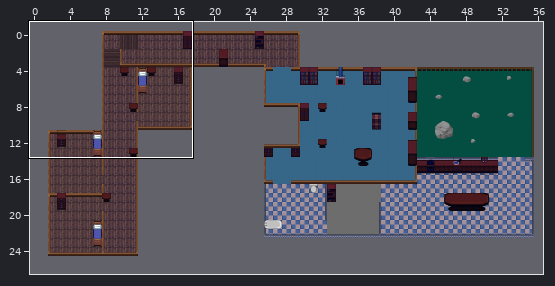
One commit to this Tiled map (JSON): Survival_Shooter/assets/maps/level2.json. Above: a wide view before the commit, with the close-up outlined.
Close-up. Before the commit:
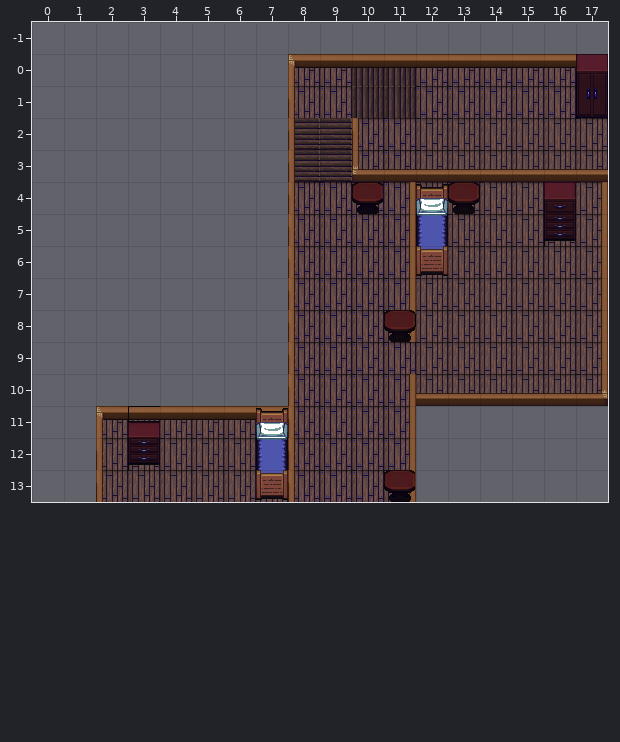
Cells are 32x32 px. Shown: x 0..17, y -1..13. The commit also changed other parts of the map, which this record leaves out. Tiles whose own drawing changed are shown in their newer look in all pictures. The old version is drawn lined up with the new one.
Now the later version:
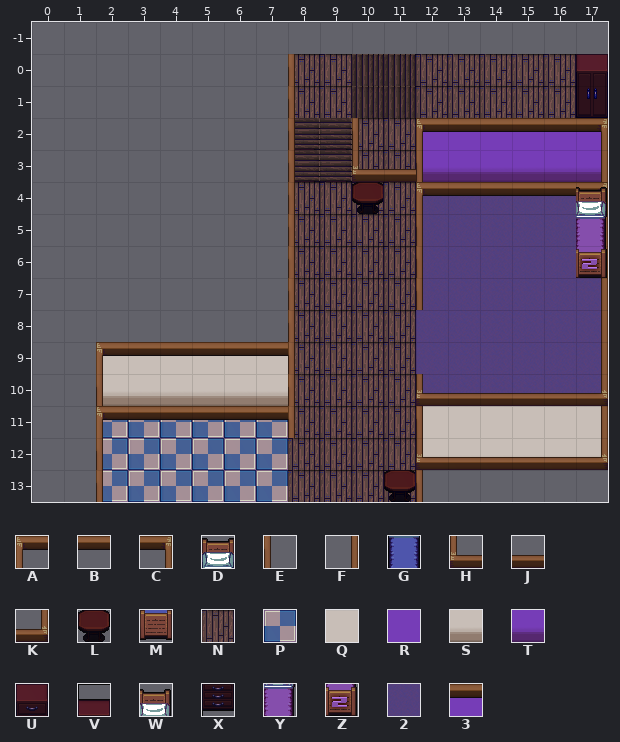
Key: from "level 1 tilemap": A 2, B 3, C 4, D 14, E 18, F 20, G 30, H 34, J 35, K 36, L 45, M 46, N 48, P 64, Q 65, R 78, S 81, T 94, U 99, V 100, W 110, X 116, Y 126, Z 142, 2 152, 3 255.
_ is an empty cell, # one hidden under a higher layer, . an unchanged one.
See-through tiles are keyed as they look on the map.
Changes in this commit:
map size 100x100 -> 58x27 cells (old content now starts at 1,-1; both pictures use the new coordinates)
--- layer "Floors"
@@ x 2..17 @@
- 2 ..........NNNNNN
- 3 ..........NNNNNN
- 4 ..........NNNN#N
- 5 ..........#NNNNN
- 6 ..........NNNNNN
- 7 ..........NNNNNN
- 8 ..........NNNNNN
- 9 ______....NNNNNN
-10 ______....NNNNNN
-11 NNNNNN....______
-12 NNNNN#....______
-13 NNNNNN..........
+ 2 ..........RRRRRR
+ 3 ..........TTTTTT
+ 4 ..........222222
+ 5 ..........222222
+ 6 ..........222222
+ 7 ..........222222
+ 8 ..........222222
+ 9 QQQQQQ....222222
+10 SSSSSS....222222
+11 PPPPPP....QQQQQQ
+12 PPPPPP....SSSSSS
+13 PPPPPP..........
--- layer "Walls"
@@ x 8..16 @@
- 0 ABBBBBBBB
+ 0 E________
@@ x 2..17 @@
- 2 ..........______
- 3 ..........JJJJJJ
- 4 .........F_____F
- 5 .........F_.....
- 6 .........F_.....
- 7 .........F_.....
- 8 .........F......
- 9 ______..........
-10 _........FJ.....
-11 .........F_...._
-12 ......E..F______
-13 ......E..F_.....
+ 2 ..........ABBBBC
+ 3 ..........E____F
+ 4 ........._ABBBBC
+ 5 ........._E.....
+ 6 ........._E.....
+ 7 ........._E.....
+ 8 ........._......
+ 9 ABBBBB..........
+10 E........_H.....
+11 ........._E....F
+12 ......_.._HJJJJK
+13 ......_.._E.....
--- layer "Objects"
@@ x 12..17 @@
- 4 DL..U_
- 5 G...X_
- 6 M...._
+ 4 __.._W
+ 5 _..._Y
+ 6 _....Z
@@ x 11..11 @@
- 8 L
+ 8 _
@@ x 3..7 @@
-11 V...D
-12 X...G
-13 ....M
+11 _..._
+12 _..._
+13 ...._
--- layer "Collisions"
@@ x 12..17 @@
- 2 ______
- 3 ______
- 4 .33333
- 5 ....3.
+ 2 333333
+ 3 333333
+ 4 ._____
+ 5 ...._.
@@ x 2..17 @@
- 8 .........3......
- 9 _____...........
-10 .........._.....
-11 .3...3..........
-12 .3...3....._____
-13 .....3..........
+ 8 ........._......
+ 9 33333...........
+10 ..........3.....
+11 ._..._..........
+12 ._..._.....33333
+13 ....._..........
Where, in picture pixels (left, top, right, bottom), the same in both close-ups:
changed: (288, 54, 576, 86)
changed: (384, 118, 608, 502)
changed: (96, 342, 295, 502)
